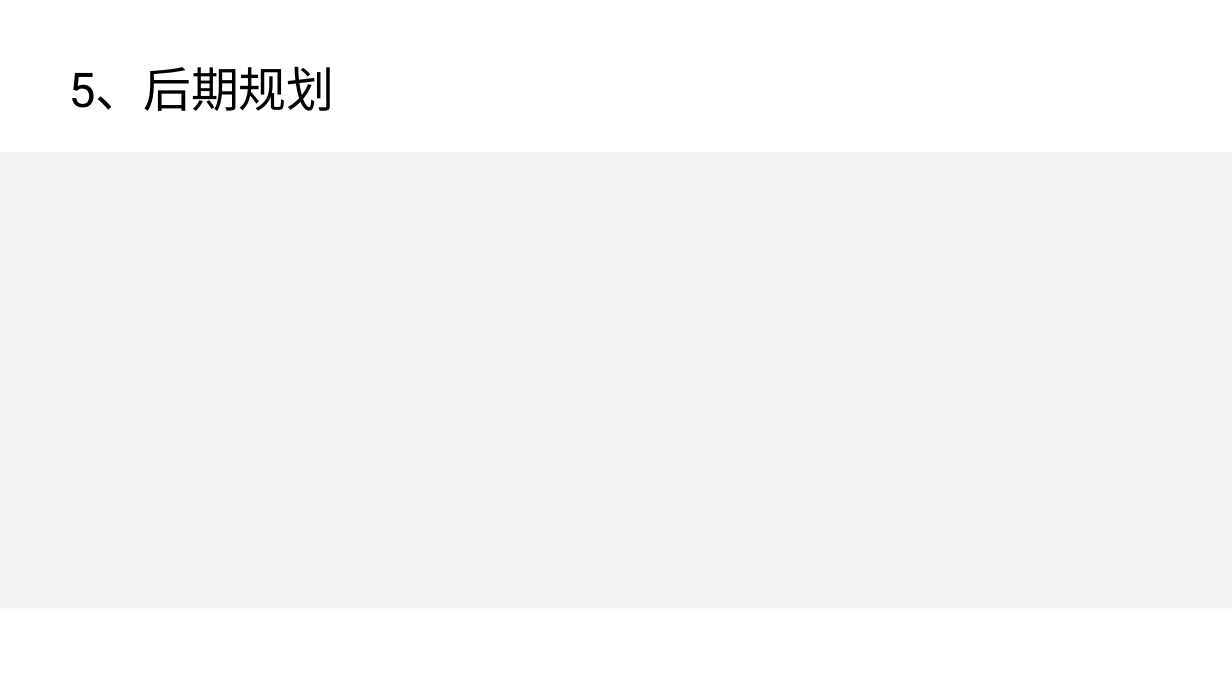
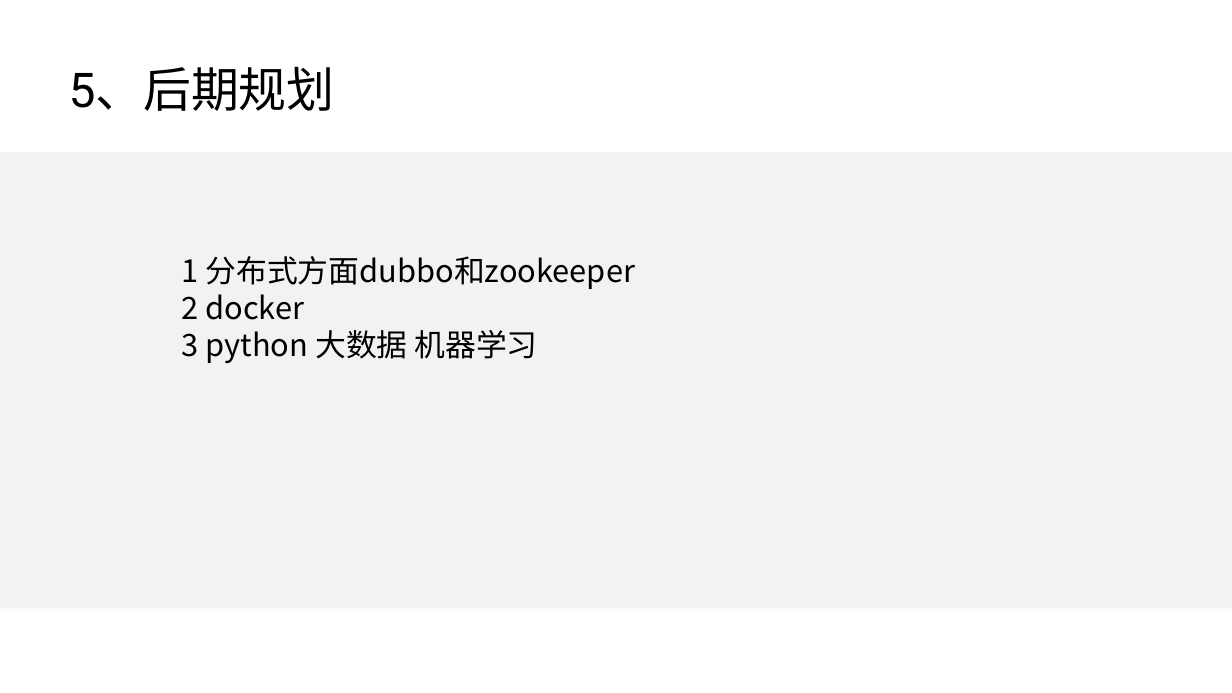
Before and after one commit to wl1990/disuser_wr, a slide deck: slide 10 of src/doc/职级评审_商城技术部.pptx (slide 8 before the commit). Drawn at 1232x693 pixels with LibreOffice and Linux fonts; fonts in the diff are those of the drawing; background and template pictures are left out. Boxes give left, top, right and bottom in pixels: in the first picture for what was removed or moved away, otherwise in the second. Text is boxed around its words. In the diff, an @@ line names an element or a change of style, - is before the commit and + after.

```diff
--- a/src/doc/职级评审_商城技术部.pptx
+++ b/src/doc/职级评审_商城技术部.pptx
@@ text added at box(182, 256, 636, 363), 18 pt, text #000000 @@
+1 分布式方面dubbo和zookeeper
+2 docker
+3 python 大数据 机器学习
```
Also in this commit, not shown: 5 other slides changed, 2 slides added.
